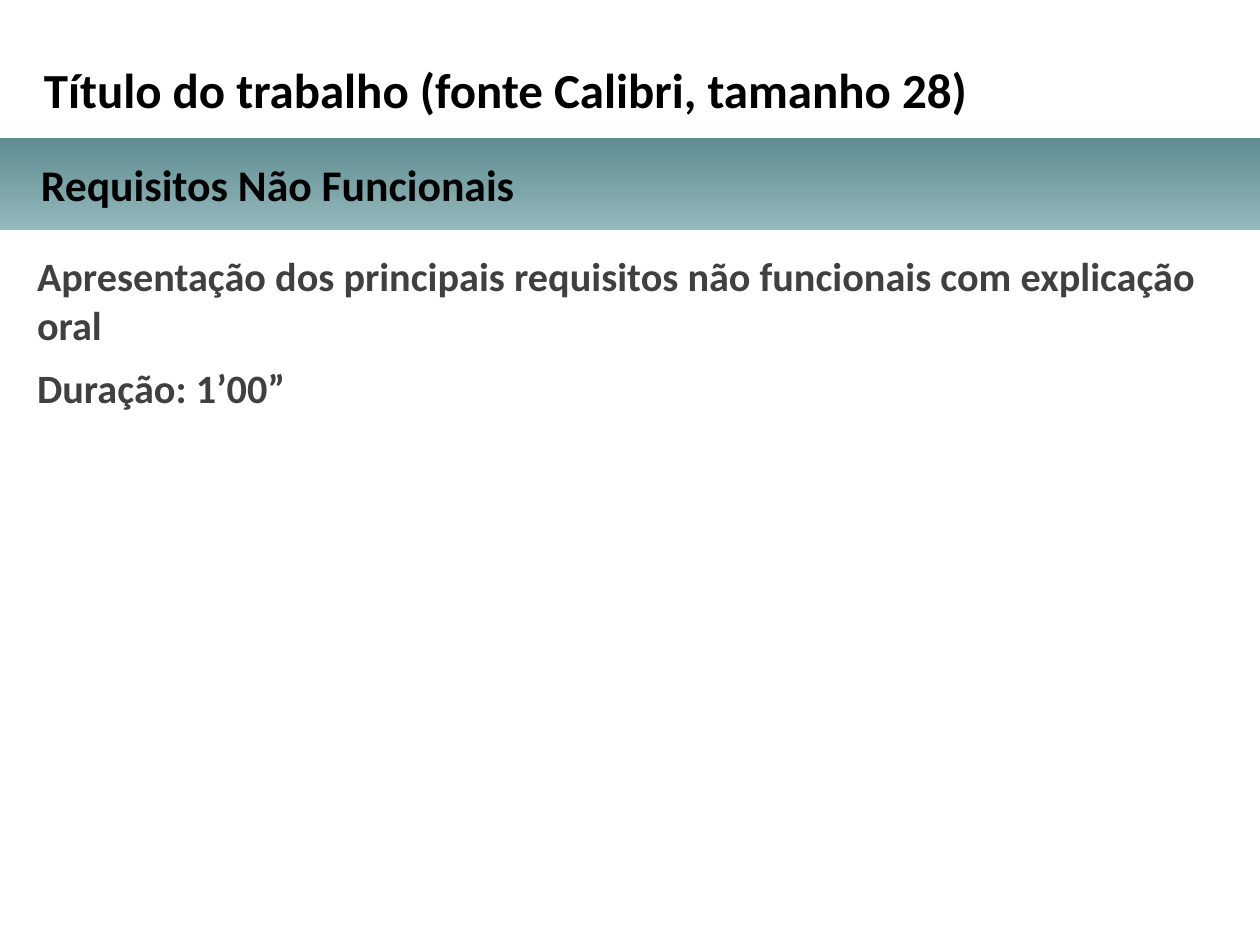
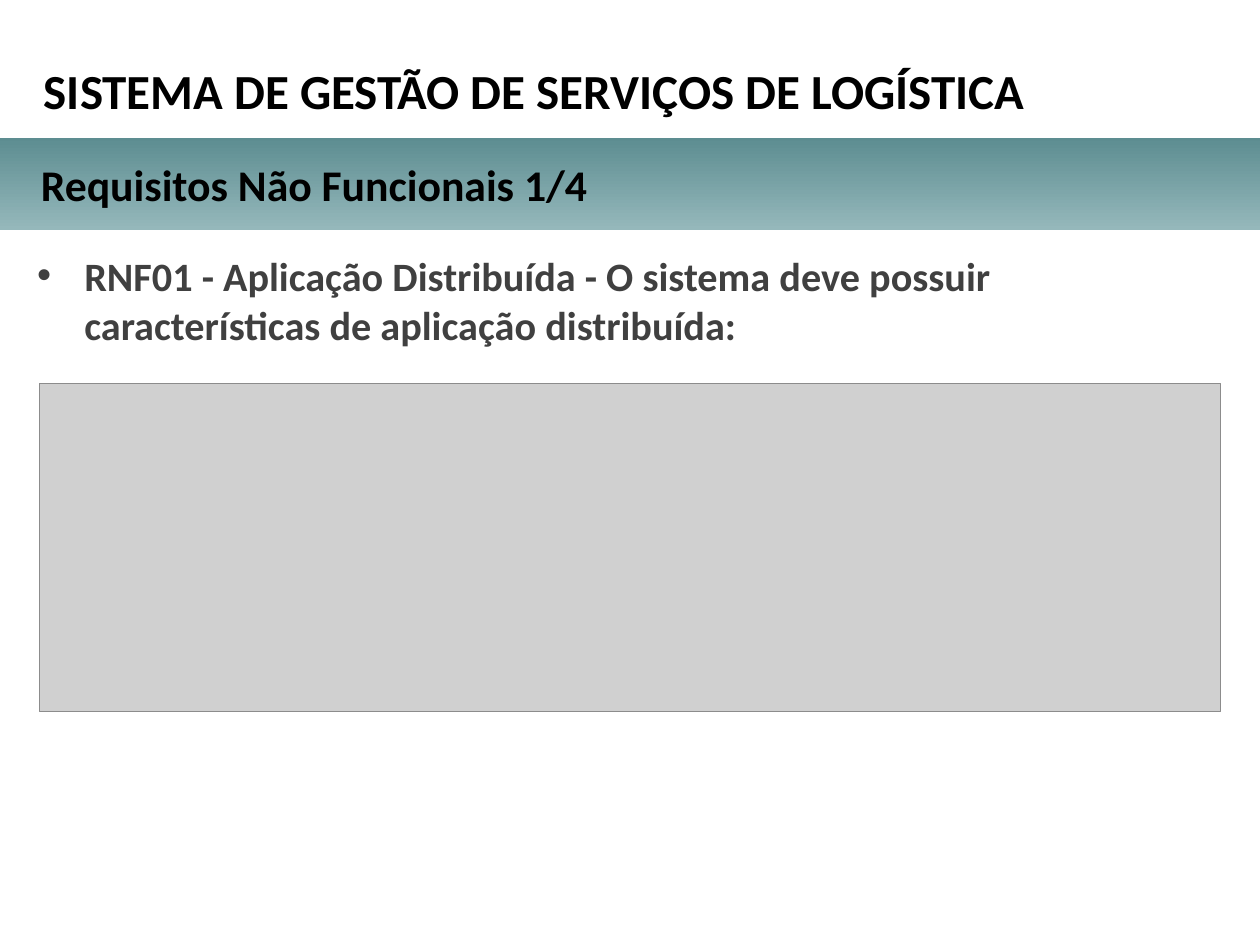
Before and after one commit to paulooorg/tcc-asd, a slide deck: slide 7 of docs/apresentacao.pptx (slide 4 before the commit). Drawn at 1260x945 pixels with LibreOffice and Linux fonts; fonts in the diff are those of the drawing; grey boxes stand for pictures; background and template pictures are left out. Boxes give left, top, right and bottom in pixels: in the first picture for what was removed or moved away, otherwise in the second. Text is boxed around its words. In the diff, an @@ line names an element or a change of style, - is before the commit and + after.

```diff
--- a/docs/apresentacao.pptx
+++ b/docs/apresentacao.pptx
@@ text at (44,68,1024,118): text changed @@
-Título do trabalho (fonte Calibri, tamanho 28)
+SISTEMA DE GESTÃO DE SERVIÇOS DE LOGÍSTICA
@@ text at (41,170,587,208): text changed @@
-Requisitos Não Funcionais
+Requisitos Não Funcionais 1/4
@@ text at (84,262,990,347): text changed @@
-Apresentação dos principais requisitos não funcionais com explicação oral
-Duração: 1’00”
+• RNF01 - Aplicação Distribuída - O sistema deve possuir características de aplicação distribuída:
@@ picture added at (39,383,1220,712) @@
```
Also in this commit, not shown: 8 other slides changed, 15 slides added, 2 slides removed, 15 other files.
